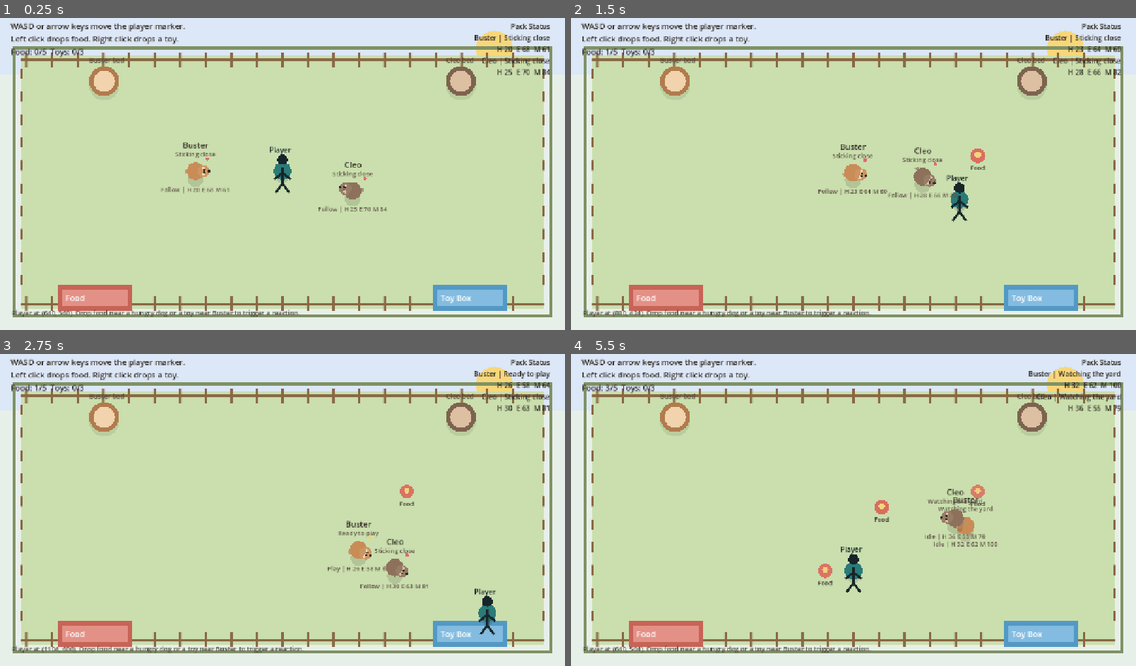
Above: before the commit, frames 1-4 (two rows, left to right).
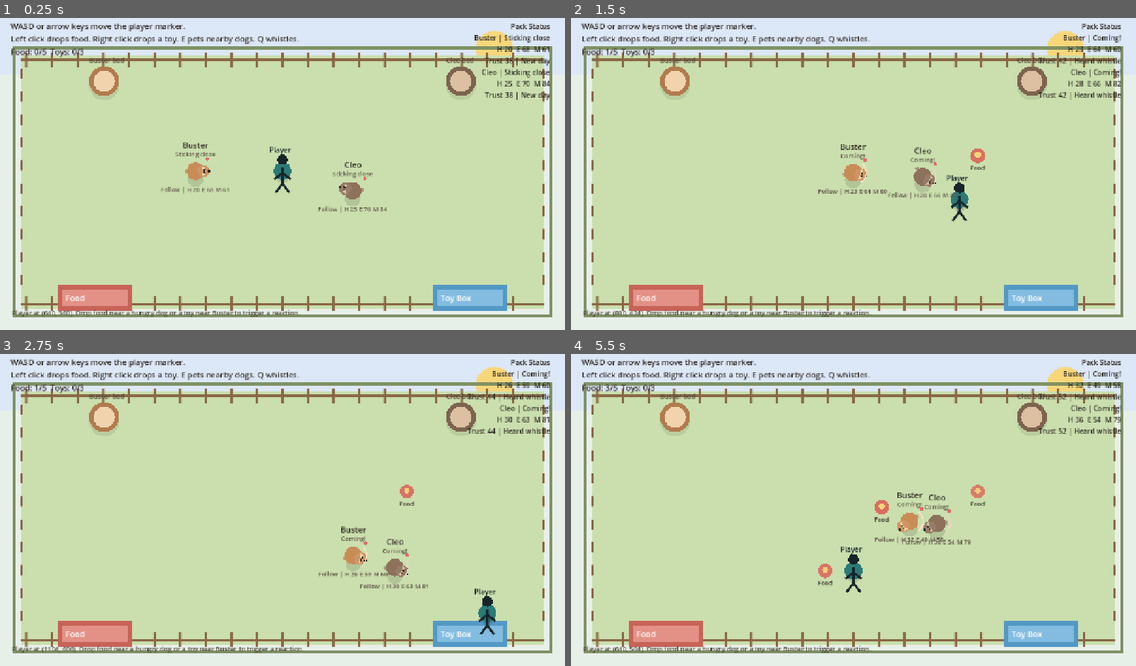
Above: after the commit, the same moments.

Repository: ttomas456/aa-autonomous-lifeform
Game: Godot game, scene res://scenes/main.tscn
Two runs of this game, one before a commit and one after it. Both use one fixed random seed, a clock stepped at 60 frames per second and the inputs below.
Inputs (mouse positions are in pixels of both pictures, inside the frame that each line leads up to):
- Up to frame 1 (0.25 s): no input
- Up to frame 2 (1.5 s): tap Enter at 0.5 s; move the mouse to (977, 155) at 0.52 s; hold D 0.53-1.28 s; tap E at 0.6 s; click (977, 155) at 0.67 s; tap Q at 0.8, 1.35 s; move the mouse to (740, 186) at 1.27 s; hold S from 1.28 s (still down)
- Up to frame 3 (2.75 s): tap E at 1.55, 2.1 s; move the mouse to (339, 438) at 2.02 s; release S at 2.03 s; hold D from 2.03 s (still down); tap Q at 2.3 s
- Up to frame 4 (5.5 s): move the mouse to (825, 569) at 2.77 s; release D at 2.78 s; hold W 2.78-3.53 s; tap Q at 2.85, 3.8, 4.35, 5.3 s; click (825, 569) at 2.92 s; tap E at 3.05, 3.6, 4.55, 5.1 s; move the mouse to (1023, 553) at 3.52 s; hold A 3.53-5.03 s; move the mouse to (684, 460) at 4.27 s; move the mouse to (881, 506) at 5.02 s; hold S from 5.03 s (still down); click (881, 506) at 5.17 s

The runs differ from the first frame. In frame 1, 0.7% of the frame differs, in the area x 32-98%, y 5-27%; in frame 2, 1.1%; in frame 3, 1.6%; in frame 4, 2.6%, in the area x 32-98%, y 4-62%.

Commit message:
Add dog memory and bonding interactions

Diff:
--- a/scripts/dog.gd
+++ b/scripts/dog.gd
@@ -2,6 +2,7 @@
 class_name DogAgent
 
 const DogNeedsScript := preload("res://scripts/dog_needs.gd")
+const DogMemoryScript := preload("res://scripts/dog_memory.gd")
 
 enum DogState {
 	IDLE,
@@ -40,6 +41,7 @@
 
 var world: Node = null
 var needs := DogNeedsScript.new()
+var memory := DogMemoryScript.new()
 var state := DogState.IDLE
 var decision_timer := 0.0
 var wander_target := Vector2.ZERO
@@ -82,6 +84,7 @@
 			return
 
 	_update_needs(delta)
+	memory.tick(delta)
 	decision_timer -= delta
 
 	if _needs_urgent_transition() or decision_timer <= 0.0:
@@ -125,6 +128,8 @@
 		draw_circle(Vector2(28.0, -28.0), 4.0, Color("de6b6b"))
 	if state == DogState.PLAY:
 		draw_circle(Vector2(26.0, -26.0), 4.0, Color("f6d365"))
+	if memory.excitement > 20.0:
+		draw_arc(Vector2.ZERO, 30.0, -0.8, 0.8, 12, accent_color.lightened(0.35), 3.0)
 
 
 func _update_needs(delta: float) -> void:
@@ -139,6 +144,7 @@
 	var food_target = world.get_nearest_item("food", global_position)
 	var toy_target = world.get_nearest_item("toy", global_position)
 	var player_distance = global_position.distance_to(world.get_player_position())
+	var follow_radius := lerpf(150.0, 250.0, sociability) + memory.social_pull(sociability)
 	var sleep_threshold = needs.sleep_threshold()
 	var mate_distance := INF
 
@@ -155,7 +161,7 @@
 	elif toy_target != null and (playfulness * 100.0) > randf_range(18.0, 100.0):
 		next_state = DogState.PLAY
 		target_item = toy_target
-	elif player_distance <= lerpf(150.0, 250.0, sociability):
+	elif player_distance <= follow_radius:
 		next_state = DogState.FOLLOW_PLAYER
 	elif playfulness > 0.55 and needs.happiness < 64.0:
 		if target_pack_mate != null:
@@ -303,5 +309,23 @@
 		"energy": needs.energy,
 		"happiness": needs.happiness,
 		"state": STATE_NAMES[state],
-		"thought": thought
+		"thought": thought,
+		"trust": memory.trust,
+		"last_event": memory.last_event
 	}
+
+
+func react_to_pet() -> void:
+	needs.comfort(14.0 + sociability * 8.0)
+	memory.remember("Petted by player", 8.0 + sociability * 6.0, 55.0)
+	state = DogState.FOLLOW_PLAYER
+	thought = "That felt kind"
+	decision_timer = 1.2
+
+
+func hear_whistle(source_position: Vector2) -> void:
+	wander_target = source_position
+	memory.remember("Heard whistle", 2.0, 35.0)
+	state = DogState.FOLLOW_PLAYER
+	thought = "Coming!"
+	decision_timer = 1.4
--- /dev/null
+++ b/scripts/dog_memory.gd
@@ -0,0 +1,26 @@
+extends RefCounted
+class_name DogMemory
+
+const MAX_EVENTS := 6
+
+var trust := 38.0
+var excitement := 0.0
+var last_event := "New day"
+var recent_events: Array[String] = []
+
+
+func remember(event_text: String, trust_delta := 0.0, excitement_delta := 0.0) -> void:
+	last_event = event_text
+	trust = clampf(trust + trust_delta, 0.0, 100.0)
+	excitement = clampf(excitement + excitement_delta, 0.0, 100.0)
+	recent_events.push_front(event_text)
+	if recent_events.size() > MAX_EVENTS:
+		recent_events.pop_back()
+
+
+func tick(delta: float) -> void:
+	excitement = move_toward(excitement, 0.0, delta * 8.0)
+
+
+func social_pull(sociability: float) -> float:
+	return lerpf(0.0, 70.0, trust / 100.0) * sociability
--- a/scripts/main.gd
+++ b/scripts/main.gd
@@ -53,6 +53,11 @@
 			_spawn_item(food_items, "food", click_position)
 		elif event.button_index == MOUSE_BUTTON_RIGHT:
 			_spawn_item(toy_items, "toy", click_position)
+	elif event is InputEventKey and event.pressed and not event.echo:
+		if event.keycode == KEY_E:
+			_pet_nearest_dog()
+		elif event.keycode == KEY_Q:
+			_whistle_pack()
 
 
 func _draw() -> void:
@@ -198,7 +203,7 @@
 
 
 func _refresh_hud() -> void:
-	hud_label.text = "WASD or arrow keys move the player marker.\nLeft click drops food. Right click drops a toy.\nFood: %d/%d  Toys: %d/%d" % [
+	hud_label.text = "WASD or arrow keys move the player marker.\nLeft click drops food. Right click drops a toy. E pets nearby dogs. Q whistles.\nFood: %d/%d  Toys: %d/%d" % [
 		food_items.get_child_count(),
 		FOOD_LIMIT,
 		toy_items.get_child_count(),
@@ -226,7 +231,35 @@
 				snapshot["energy"],
 				snapshot["happiness"]
 			])
+			lines.append("Trust %.0f | %s" % [
+				snapshot["trust"],
+				snapshot["last_event"]
+			])
 	return "\n".join(lines)
+
+
+func _get_nearest_dog(max_distance := 72.0) -> Node2D:
+	var nearest_dog: Node2D = null
+	var best_distance := max_distance * max_distance
+	for child in dogs_container.get_children():
+		var dog := child as Node2D
+		var distance_to_dog := player.position.distance_squared_to(dog.global_position)
+		if distance_to_dog < best_distance:
+			best_distance = distance_to_dog
+			nearest_dog = dog
+	return nearest_dog
+
+
+func _pet_nearest_dog() -> void:
+	var dog := _get_nearest_dog()
+	if dog != null and dog.has_method("react_to_pet"):
+		dog.react_to_pet()
+
+
+func _whistle_pack() -> void:
+	for child in dogs_container.get_children():
+		if child.has_method("hear_whistle"):
+			child.hear_whistle(player.position)
 
 
 func _draw_player() -> void:
